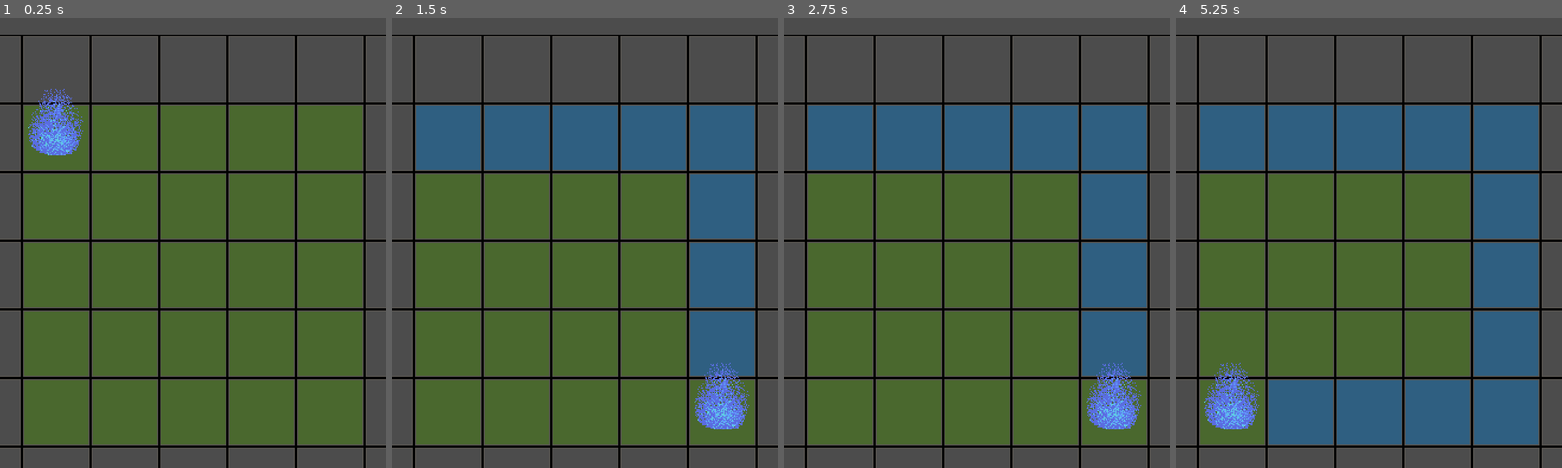
Above: before the commit, frames 1-4 (left to right).
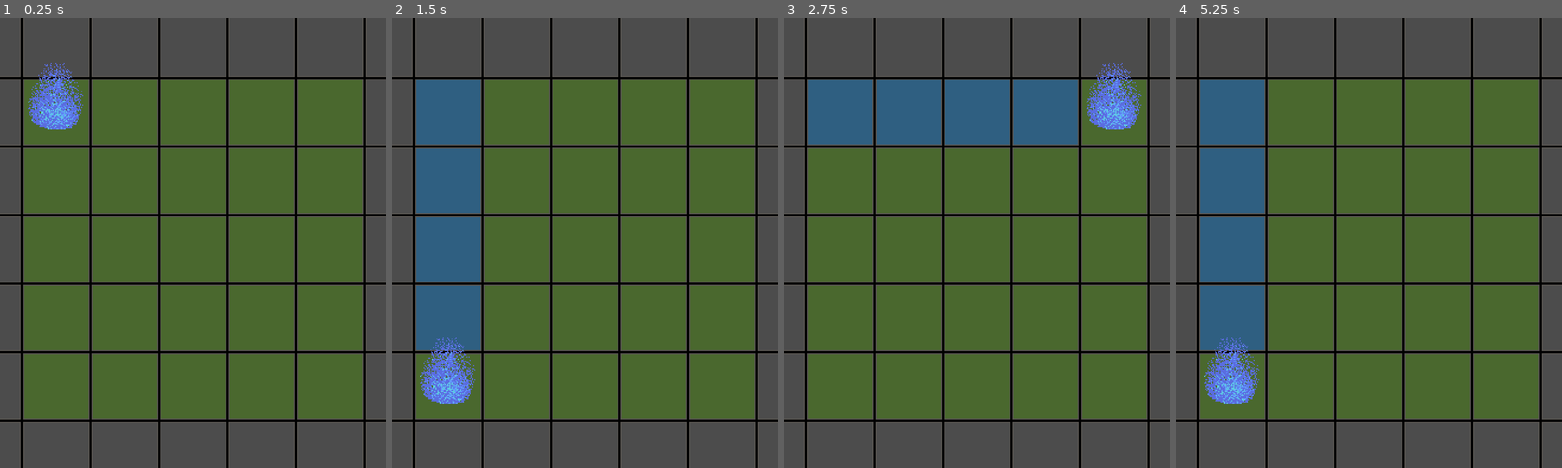
Above: after the commit, the same moments.

Repository: lone-llama-workshop/Permafrost-Slide-Puzzle
Game: Godot game, scene res://Main.tscn
Two runs of this game, one before a commit and one after it. Both use one fixed random seed, a clock stepped at 60 frames per second and the inputs below.
Inputs:
- Up to frame 1 (0.25 s): no input
- Up to frame 2 (1.5 s): tap Enter at 0.5 s; hold Right (ui_right) 0.53-1.28 s; tap R (ui_reset, bound only after the commit) at 1.25 s; hold Down (ui_down) from 1.28 s (still down)
- Up to frame 3 (2.75 s): tap R (ui_reset, bound only after the commit) at 2 s; release Down (ui_down) at 2.03 s; hold Right (ui_right) from 2.03 s (still down)
- Up to frame 4 (5.25 s): tap R (ui_reset, bound only after the commit) at 2.75, 3.5, 4.15, 4.25 s; release Right (ui_right) at 2.78 s; hold Up (ui_up) 2.78-3.53 s; hold Left (ui_left) 3.53-5.03 s; hold Down (ui_down) from 5.03 s (still down)

The runs differ from the first frame. In frame 1, 19% of the frame differs, in the area x 0-100%, y 0-96%; in frame 2, 41%; in frame 3, 31%; in frame 4, 46%.

Commit message:
Reset key, and Victory

Diff:
--- a/Main.tscn
+++ b/Main.tscn
@@ -72,7 +72,7 @@
 [node name="Main" type="Node2D"]
 
 [node name="TileMap" type="TileMap" parent="."]
-position = Vector2( 20, 80 )
+position = Vector2( 20, 56 )
 tile_set = SubResource( 3 )
 format = 1
 tile_data = PoolIntArray( -1, 0, 0, -65536, 0, 0, -65535, 0, 0, -65534, 0, 0, -65533, 0, 0, -65532, 0, 0, -65531, 0, 0, …(552 unchanged characters)…
--- a/Player.gd
+++ b/Player.gd
@@ -16,7 +16,12 @@
 	print(grid.get_used_cells())
 	print(grid.get_cellv(grid.world_to_map(position)))
 
+func _input(event):
+	if Input.is_action_just_pressed("ui_reset"):
+		get_tree().reload_current_scene()
 
+
+# warning-ignore:unused_argument
 func _process(delta: float) -> void:
 	var input_direction = get_input_direction()
 	if not input_direction:
@@ -30,6 +35,8 @@
 		grid.set_cellv(grid.world_to_map(position), 1)
 		position += input_direction * grid.cell_size
 		ray_cast.force_raycast_update()
+
+	check_for_victory()
 
 
 func get_input_direction() -> Vector2:
@@ -49,5 +56,15 @@
 	return move_dir
 
 
-func get_furthest_slide_position() -> Vector2:
-	return Vector2.ZERO
+func check_for_victory() -> bool:
+	var used_cells = grid.get_used_cells()
+	var grass_count = 0
+	for cell in used_cells:
+		if grid.get_cellv(cell) == 2:
+			grass_count += 1
+	if grass_count == 1:
+		print("Victory")
+		return true
+	else:
+		print("Incomplete")
+		return false
--- a/project.godot
+++ b/project.godot
@@ -51,6 +51,42 @@
 "svg/scale": 1.0
 }
 
+[input]
+
+ui_left={
+"deadzone": 0.5,
+"events": [ Object(InputEventKey,"resource_local_to_scene":false,"resource_name":"","device":0,"alt":false,"shift":false,"control":false,"meta":false,"command":false,"pressed":false,"scancode":16777231,"unicode":0,"echo":false,"script":null)
+, Object(InputEventJoypadButton,"resource_local_to_scene":false,"resource_name":"","device":0,"button_index":14,"pressure":0.0,"pressed":false,"script":null)
+, Object(InputEventKey,"resource_local_to_scene":false,"resource_name":"","device":0,"alt":false,"shift":false,"control":false,"meta":false,"command":false,"pressed":false,"scancode":65,"unicode":0,"echo":false,"script":null)
+ ]
+}
+ui_right={
+"deadzone": 0.5,
+"events": [ Object(InputEventKey,"resource_local_to_scene":false,"resource_name":"","device":0,"alt":false,"shift":false,"control":false,"meta":false,"command":false,"pressed":false,"scancode":16777233,"unicode":0,"echo":false,"script":null)
+, Object(InputEventJoypadButton,"resource_local_to_scene":false,"resource_name":"","device":0,"button_index":15,"pressure":0.0,"pressed":false,"script":null)
+, Object(InputEventKey,"resource_local_to_scene":false,"resource_name":"","device":0,"alt":false,"shift":false,"control":false,"meta":false,"command":false,"pressed":false,"scancode":68,"unicode":0,"echo":false,"script":null)
+ ]
+}
+ui_up={
+"deadzone": 0.5,
+"events": [ Object(InputEventKey,"resource_local_to_scene":false,"resource_name":"","device":0,"alt":false,"shift":false,"control":false,"meta":false,"command":false,"pressed":false,"scancode":16777232,"unicode":0,"echo":false,"script":null)
+, Object(InputEventJoypadButton,"resource_local_to_scene":false,"resource_name":"","device":0,"button_index":12,"pressure":0.0,"pressed":false,"script":null)
+, Object(InputEventKey,"resource_local_to_scene":false,"resource_name":"","device":0,"alt":false,"shift":false,"control":false,"meta":false,"command":false,"pressed":false,"scancode":87,"unicode":0,"echo":false,"script":null)
+ ]
+}
+ui_down={
+"deadzone": 0.5,
+"events": [ Object(InputEventKey,"resource_local_to_scene":false,"resource_name":"","device":0,"alt":false,"shift":false,"control":false,"meta":false,"command":false,"pressed":false,"scancode":16777234,"unicode":0,"echo":false,"script":null)
+, Object(InputEventJoypadButton,"resource_local_to_scene":false,"resource_name":"","device":0,"button_index":13,"pressure":0.0,"pressed":false,"script":null)
+, Object(InputEventKey,"resource_local_to_scene":false,"resource_name":"","device":0,"alt":false,"shift":false,"control":false,"meta":false,"command":false,"pressed":false,"scancode":83,"unicode":0,"echo":false,"script":null)
+ ]
+}
+ui_reset={
+"deadzone": 0.5,
+"events": [ Object(InputEventKey,"resource_local_to_scene":false,"resource_name":"","device":0,"alt":false,"shift":false,"control":false,"meta":false,"command":false,"pressed":false,"scancode":82,"unicode":0,"echo":false,"script":null)
+ ]
+}
+
 [rendering]
 
 environment/default_environment="res://default_env.tres"
